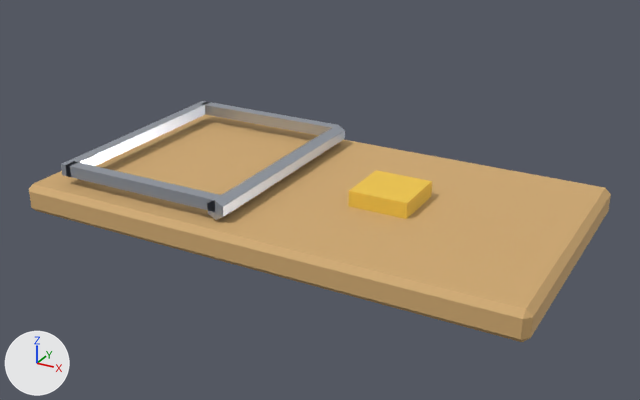
The glTF model godot/assets/models/props/mousetrap.glb: old version first, new version second.
The view is the same before and after, from a camera (50 mm lens) standing at (0.199, -0.36, 0.187) and looking at (0.005, -0.006, 0.011). Lighting does not change. The marker at lower left points along +X, +Y and +Z. The first picture is the older version. Where no turn or scale is listed for an object, it has been applied to the vertices. Vertices at exactly the same position are counted once.

The scene before the commit, as lines of its bpy script (objects in view):
```python
me_bar = bpy.data.meshes.new('bar')
me_bar.from_pydata(...)  # a box spanning x -0.003..0.003, y -0.06..0.06, z -0.003..0.003; a box spanning x 0.0..0.09, y -0.06..-0.054, z -0.003..0.003; a box spanning x 0.0..0.09, y 0.054..0.06, z -0.003..0.003
me_bar.materials.append(mat_cbfc6d2)  # pale blue #bfc6d2
me_mousetrap = bpy.data.meshes.new('mousetrap')
me_mousetrap.from_pydata(...)  # 44 vertices, 76 faces; spans x -0.13..0.13, y -0.07..0.07, z 0.0..0.026
# faces by material slot: [44, 12, 20]
me_mousetrap.materials.append(mat_cd2ab72)  # beige #d2ab72
me_mousetrap.materials.append(mat_cf2c84a)  # yellow #f2c84a
me_mousetrap.materials.append(mat_cbfc6d2)  # pale blue #bfc6d2
ob_bar = bpy.data.objects.new('bar', me_bar)
ob_bar.location = (-0.11, 0.0, 0.023)
ob_mousetrap = bpy.data.objects.new('mousetrap', me_mousetrap)
ob_mousetrap.location = (0.0, 0.0, 0.0)
```
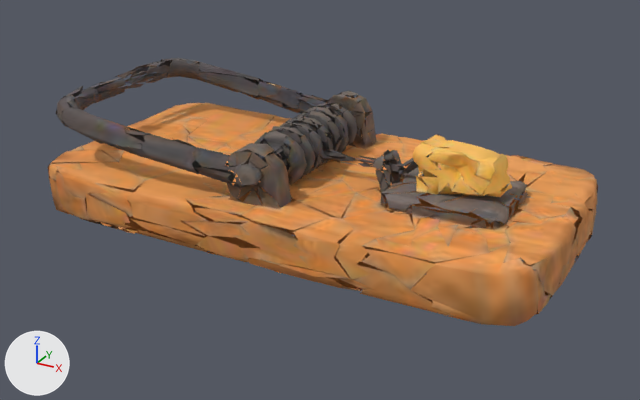
The edits, one by one:
Picture 'Image_0' (img_image_0) is new.
Picture 'Image_2' (img_image_2) is new.
Material 'Material_0' (mat_material_0) is new.
Uses the picture img_image_0.
Uses the picture img_image_2.
me_mousetrap is used by ob_mousetrap; location (0.0, 0.0, 0.0).
me_mousetrap had 44 vertices, 76 faces and spanned x -0.13..0.13, y -0.07..0.07, z 0.0..0.026.
me_mousetrap no longer uses material mat_cd2ab72 (beige #d2ab72).
me_mousetrap no longer uses material mat_cf2c84a (yellow #f2c84a).
me_mousetrap no longer uses material mat_cbfc6d2 (pale blue #bfc6d2).
me_mousetrap now has 5025 vertices, 3999 faces and spans x -0.13..0.13, y -0.068..0.068, z 0.0..0.055.
me_mousetrap part 1: the loose piece of 24 vertices spanning x -0.13..0.13, y -0.07..0.07, z 0.0..0.015 is rebuilt with 1095 vertices and now spans x -0.129..0.13, y -0.068..0.068, z 0.0..0.045, in mat_material_0.
me_mousetrap part 2: 20 vertices removed from x -0.024..0.055, y -0.06..0.06, z 0.015..0.026; 3930 vertices added at x -0.13..0.13, y -0.066..0.067, z 0.0..0.055.
me_mousetrap gains material mat_material_0.
Object 'bar' (ob_bar) is deleted.

Location of each change, (x1, y1, x2, y2) in pixels of the pictures (640 x 400 px):
'mousetrap', reshaped, recoloured (18% taller): before (29, 115, 611, 342); after (48, 58, 598, 326)
'bar', deleted (pale blue): before (61, 101, 337, 212)
part 1 of me_mousetrap, rebuilt: before (29, 115, 611, 342); after (48, 103, 598, 326)
part 2 of me_mousetrap, built on: before (207, 125, 432, 220); after (56, 58, 596, 315)
